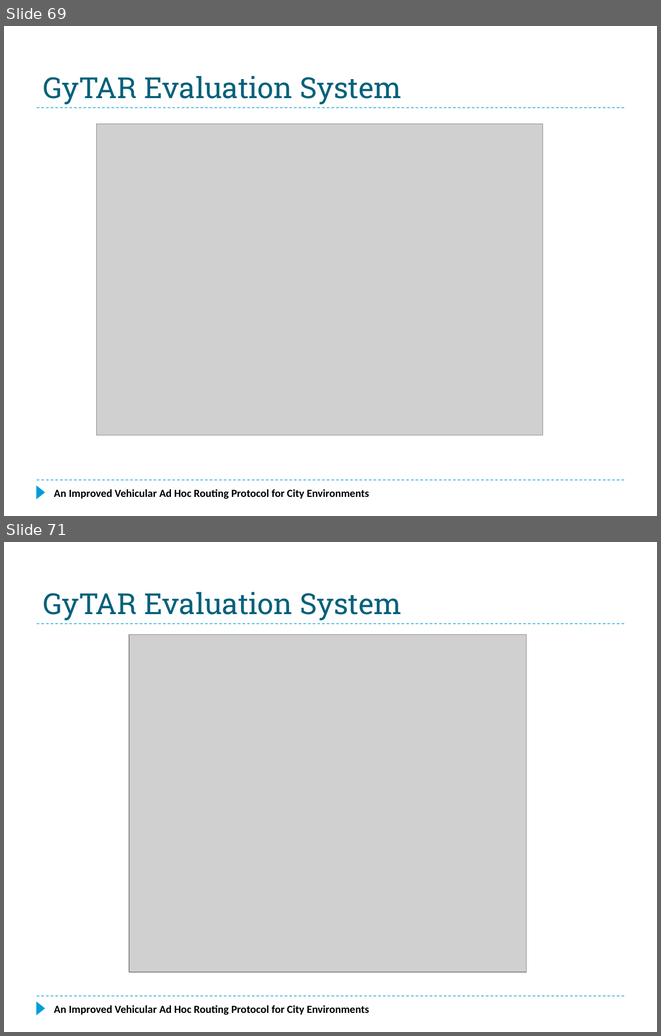
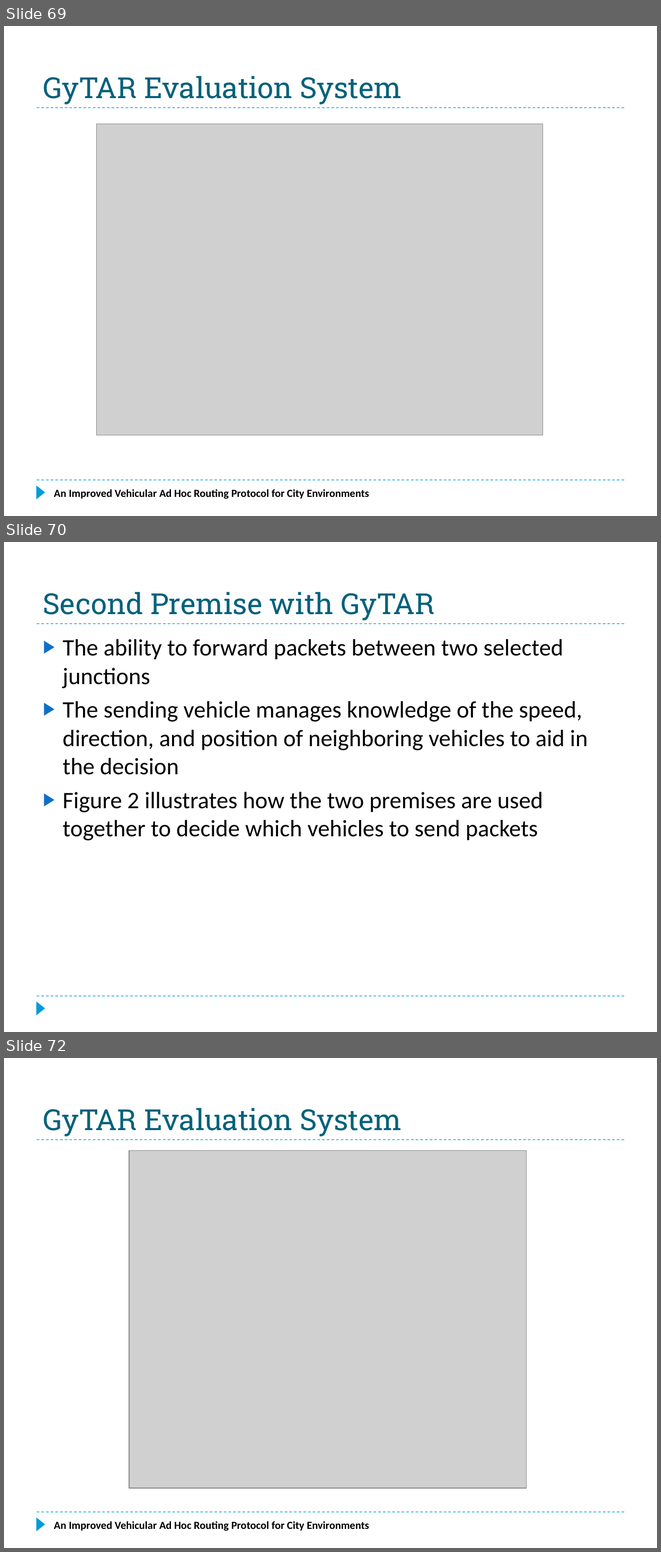
Before and after one commit to f33losopher/EEMaster_VANET, a slide deck: VANET_Felix.pptx. Shown one above the other, each under a label of ours: slides 69 and 71 before the commit, slides 69, 70 and 72 after it; the slides between them are not shown. The pictures are 661x1036 and 661x1552 pixels, drawn with LibreOffice and Linux fonts; fonts in the diff are those of the drawing; grey boxes stand for pictures. Boxes give left, top, right and bottom in pixels: in the first picture for what was removed or moved away, otherwise in the second. Text is boxed around its words. In the diff, an @@ line names an element or a change of style, - is before the commit and + after.

```diff
--- a/VANET_Felix.pptx
+++ b/VANET_Felix.pptx
@@ slide 70 added at bbox=[4, 542, 657, 1032], background #FFFFFF; not listed: 3 template elements that a slide beside it also shows @@
@@ title added at bbox=[43, 592, 434, 620], 32 pt, text #04617B @@
+Second Premise with GyTAR
@@ text added at bbox=[63, 639, 588, 840], 26 pt, text #000000 @@
+▶ The ability to forward packets between two selected junctions
+▶ The sending vehicle manages knowledge of the speed, direction, and position of neighboring vehicles to aid in the decision
+▶ Figure 2 illustrates how the two premises are used together to decide which vehicles to send packets
@@ what was slide 71 is now slide 72 @@
```
Also in this commit, not shown: 2 slides changed, 2 other slides added, 1 other file.
